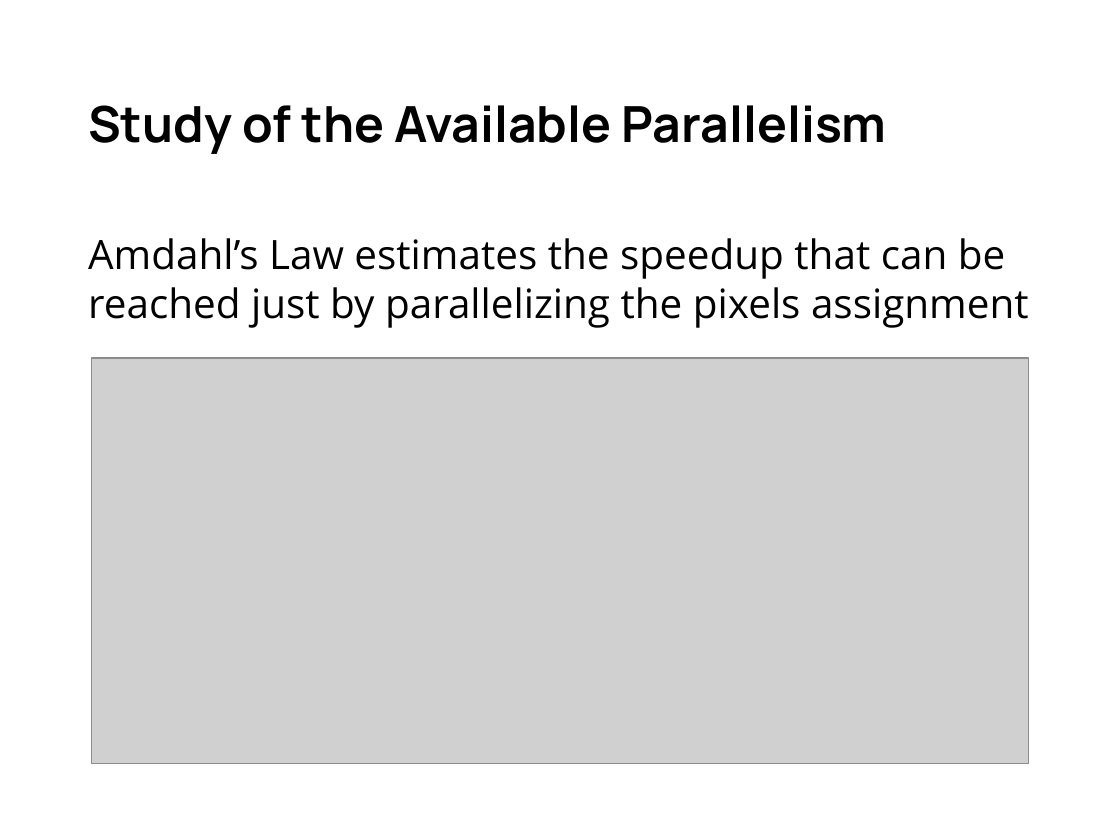
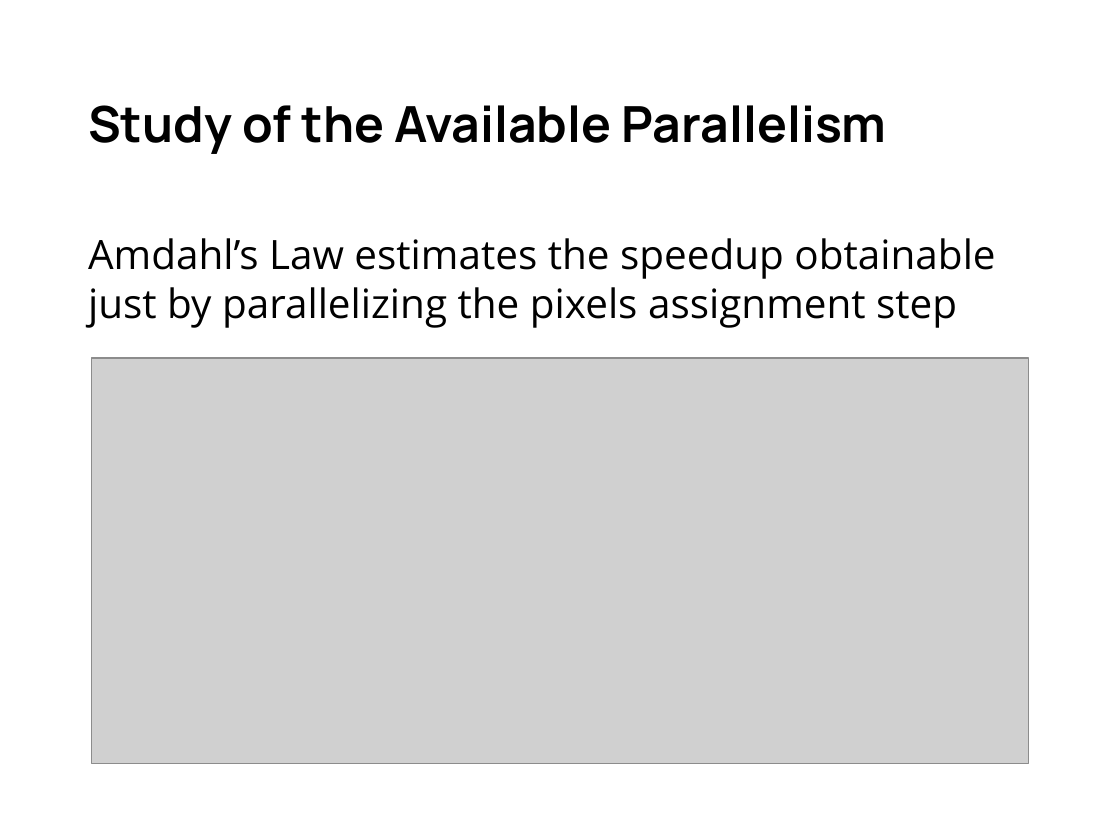
Before and after one commit to gabrielemirando/image-segmentation, a slide deck: slide 7 of docs/pres.pptx. Drawn at 1120x840 pixels with LibreOffice and Linux fonts; fonts in the diff are those of the drawing; grey boxes stand for pictures. Boxes give left, top, right and bottom in pixels: in the first picture for what was removed or moved away, otherwise in the second. Text is boxed around its words. In the diff, an @@ line names an element or a change of style, - is before the commit and + after.

```diff
--- a/docs/pres.pptx
+++ b/docs/pres.pptx
@@ text at <box>88,238,995,328</box>: text changed @@
-Amdahl’s Law estimates the speedup that can be reached just by parallelizing the pixels assignment
+Amdahl’s Law estimates the speedup obtainable just by parallelizing the pixels assignment step
```
Also in this commit, not shown: 8 other slides changed, 1 slide added, 1 slide removed.
